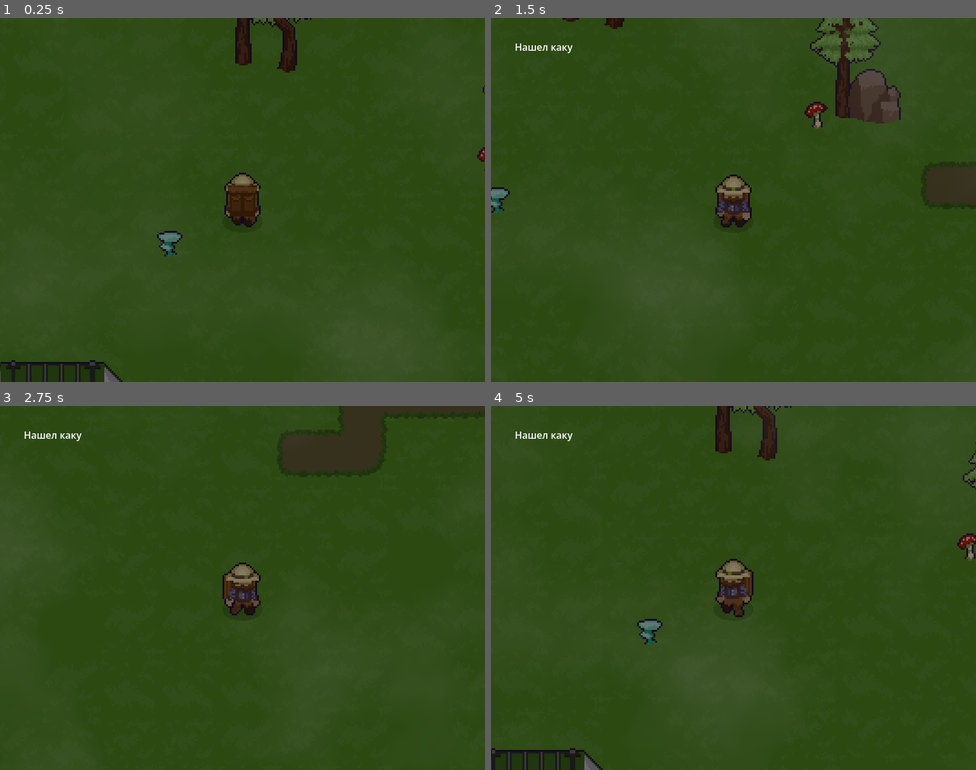
Above: before the commit, frames 1-4 (two rows, left to right).
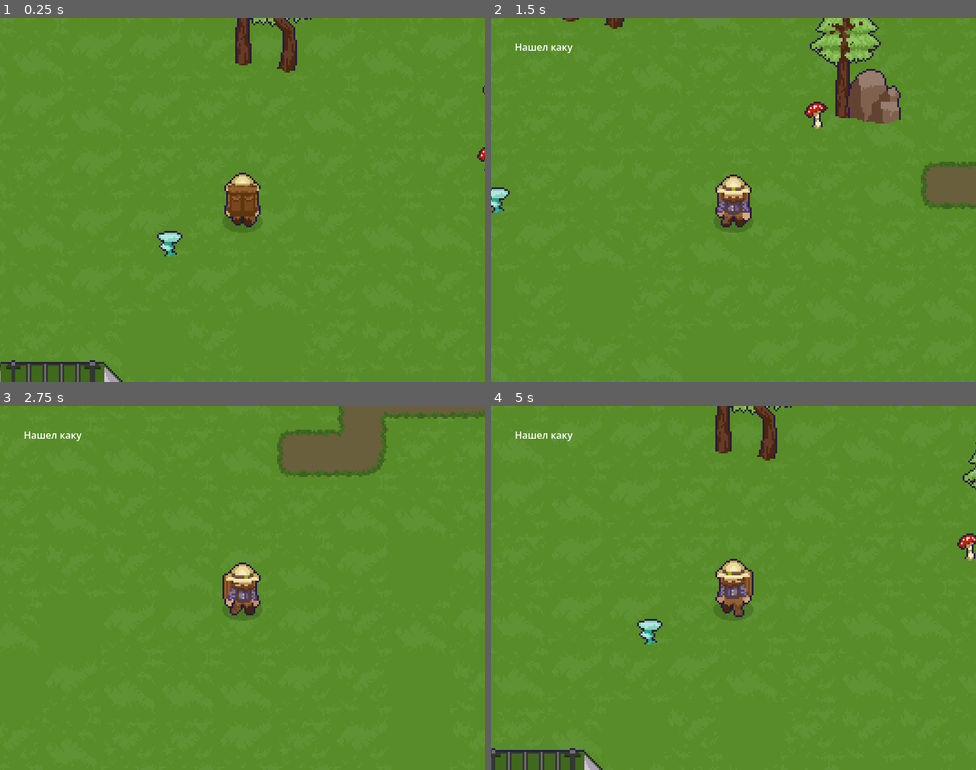
Above: after the commit, the same moments.

Repository: LordGvozd/myco-signal
Game: Godot game, scene res://scenes/world.tscn
Same seed, same stepped clock (60 frames per second), same inputs: the game is played once before the commit and once after it. Video files are missing from this copy of the repository; at most half a second of black plays in their place.
Inputs:
- Up to frame 1 (0.25 s): no input
- Up to frame 2 (1.5 s): tap Enter at 0.5 s; hold Right (ui_right) 0.53-1.28 s; tap E (interact) at 0.6, 1.35 s; hold Down (ui_down) from 1.28 s (still down)
- Up to frame 3 (2.75 s): release Down (ui_down) at 2.03 s; hold Right (ui_right) from 2.03 s (still down); tap E (interact) at 2.1 s
- Up to frame 4 (5 s): release Right (ui_right) at 2.78 s; hold Up (ui_up) 2.78-3.53 s; tap E (interact) at 2.85, 3.6, 4.35 s; hold Left (ui_left) from 3.53 s (still down)

The runs differ from the first frame. In frame 1, 100% of the frame differs, in the area x 0-100%, y 0-100%; in frame 2, 100%; in frame 3, 100%; in frame 4, 100%.

Commit message:
попочки грибов

Diff:
--- a/scenes/enviroment/electrod.tscn
+++ b/scenes/mushrooms/electrod.tscn
@@ -1,9 +1,13 @@
 [gd_scene format=3 uid="uid://pfxp43xnr271"]
 
 [ext_resource type="Texture2D" uid="uid://ycgahm3c748w" path="res://sprites/objects/electric.png" id="1_0h7ud"]
+[ext_resource type="Script" uid="uid://d2spmloxfri4n" path="res://scripts/mushroom0.gd" id="2_rmufm"]
 
 [sub_resource type="RectangleShape2D" id="RectangleShape2D_bwkep"]
 size = Vector2(20, 7)
+
+[sub_resource type="RectangleShape2D" id="RectangleShape2D_qu3mh"]
+size = Vector2(41.5, 44)
 
 [node name="Electrod" type="Node2D" unique_id=2104509306]
 
@@ -16,3 +20,9 @@
 [node name="CollisionShape2D" type="CollisionShape2D" parent="Sprite2D/StaticBody2D" unique_id=548405664]
 position = Vector2(0, -0.5)
 shape = SubResource("RectangleShape2D_bwkep")
+
+[node name="Area2D" type="Area2D" parent="Sprite2D" unique_id=1511005378]
+script = ExtResource("2_rmufm")
+
+[node name="CollisionShape2D" type="CollisionShape2D" parent="Sprite2D/Area2D" unique_id=1014210841]
+shape = SubResource("RectangleShape2D_qu3mh")
--- a/scenes/mushrooms/mushroom_1.tscn
+++ b/scenes/mushrooms/mushroom_1.tscn
@@ -28,6 +28,7 @@
 melody = SubResource("Resource_gai44")
 sound = ExtResource("4_gb55e")
 shader = ExtResource("5_gb55e")
+number = 2
 phrase_text = "я гриб крутооой"
 
 [node name="CollisionShape2D" type="CollisionShape2D" parent="Area2D" unique_id=2119960678]
--- a/scenes/mushrooms/mushroom_2.tscn
+++ b/scenes/mushrooms/mushroom_2.tscn
@@ -35,7 +35,7 @@
 melody = SubResource("Resource_gsbcv")
 sound = ExtResource("4_bathh")
 shader = ExtResource("5_bathh")
-number = 1
+number = 3
 phrase_text = "я гриб круто 2оой"
 
 [node name="CollisionShape2D" type="CollisionShape2D" parent="Area2D" unique_id=1010990007]
--- a/scenes/mushrooms/mushroom_3.tscn
+++ b/scenes/mushrooms/mushroom_3.tscn
@@ -35,7 +35,7 @@
 melody = SubResource("Resource_b0pas")
 sound = ExtResource("4_8vg4t")
 shader = ExtResource("5_t3uwt")
-number = 2
+number = 4
 phrase_text = "я гриб круто 2оой"
 
 [node name="CollisionShape2D" type="CollisionShape2D" parent="Area2D" unique_id=1416028544]
--- a/scenes/mushrooms/mushroom_4.tscn
+++ b/scenes/mushrooms/mushroom_4.tscn
@@ -35,6 +35,7 @@
 melody = SubResource("Resource_hhj0d")
 sound = ExtResource("4_gwgm8")
 shader = ExtResource("5_gwgm8")
+number = 5
 phrase_text = "я гриб круто 2оой"
 
 [node name="CollisionShape2D" type="CollisionShape2D" parent="Area2D" unique_id=1210756223]
--- a/scenes/mushrooms/mushroom_6.tscn
+++ b/scenes/mushrooms/mushroom_6.tscn
@@ -1,10 +1,21 @@
 [gd_scene format=3 uid="uid://dvtuqv1ph5fsq"]
 
 [ext_resource type="Texture2D" uid="uid://d4cwt8ehlg2np" path="res://sprites/mushrooms/mushroom1.png" id="1_flqqx"]
+[ext_resource type="Script" uid="uid://xi67iyfedoaa" path="res://scripts/mushroom_1.gd" id="2_8neoy"]
+[ext_resource type="Script" uid="uid://bbavpsg2nr4uh" path="res://scripts/Melody.gd" id="3_ngglm"]
+[ext_resource type="AudioStream" uid="uid://cli34hdnpb3g4" path="res://sounds/silence.mp3" id="4_r35da"]
 
 [sub_resource type="CapsuleShape2D" id="CapsuleShape2D_rn76n"]
 radius = 3.0
 height = 12.0
+
+[sub_resource type="Resource" id="Resource_7k3fu"]
+script = ExtResource("3_ngglm")
+melody = Array[int]([23, 4, 34, 3, 57, 2, 53, 1, 73])
+metadata/_custom_type_script = "uid://bbavpsg2nr4uh"
+
+[sub_resource type="RectangleShape2D" id="RectangleShape2D_ju2bi"]
+size = Vector2(41.5, 44)
 
 [node name="Mushroom6" type="Node2D" unique_id=1612334020]
 
@@ -17,3 +28,13 @@
 [node name="CollisionShape2D" type="CollisionShape2D" parent="StaticBody2D" unique_id=2077957719]
 position = Vector2(0, 1)
 shape = SubResource("CapsuleShape2D_rn76n")
+
+[node name="Area2D" type="Area2D" parent="." unique_id=353439284]
+script = ExtResource("2_8neoy")
+melody = SubResource("Resource_7k3fu")
+sound = ExtResource("4_r35da")
+number = 3
+phrase_text = "я гриб круто 2оой"
+
+[node name="CollisionShape2D" type="CollisionShape2D" parent="Area2D" unique_id=1091073769]
+shape = SubResource("RectangleShape2D_ju2bi")
--- a/scenes/mushrooms/mushroom_7.tscn
+++ b/scenes/mushrooms/mushroom_7.tscn
@@ -3,8 +3,8 @@
 [ext_resource type="Texture2D" uid="uid://dhls283o8fatw" path="res://sprites/mushrooms/mushroom2.png" id="1_lxxhs"]
 [ext_resource type="Script" uid="uid://xi67iyfedoaa" path="res://scripts/mushroom_1.gd" id="2_hw3q4"]
 [ext_resource type="Script" uid="uid://bbavpsg2nr4uh" path="res://scripts/Melody.gd" id="3_82725"]
-[ext_resource type="AudioStream" uid="uid://b8demafdvf5qg" path="res://sounds/white_noise.mp3" id="4_hw3q4"]
-[ext_resource type="Material" uid="uid://bih36mtlvlan0" path="res://shader/vhs.tres" id="5_hw3q4"]
+[ext_resource type="AudioStream" uid="uid://cli34hdnpb3g4" path="res://sounds/silence.mp3" id="4_hw3q4"]
+[ext_resource type="Material" uid="uid://fq5o1o21f4ut" path="res://shader/boom.tres" id="5_82725"]
 
 [sub_resource type="CapsuleShape2D" id="CapsuleShape2D_d8f48"]
 radius = 3.0
@@ -34,8 +34,8 @@
 script = ExtResource("2_hw3q4")
 melody = SubResource("Resource_1242y")
 sound = ExtResource("4_hw3q4")
-shader = ExtResource("5_hw3q4")
-number = 4
+shader = ExtResource("5_82725")
+number = 1
 phrase_text = "я гриб круто 2оой"
 
 [node name="CollisionShape2D" type="CollisionShape2D" parent="Area2D" unique_id=230538001]
--- a/scenes/mushrooms/mushroom_8.tscn
+++ b/scenes/mushrooms/mushroom_8.tscn
@@ -1,10 +1,22 @@
 [gd_scene format=3 uid="uid://crtksu7u4xkj"]
 
 [ext_resource type="Texture2D" uid="uid://c8g6rlji72lub" path="res://sprites/mushrooms/mushroom3.png" id="1_q2t4d"]
+[ext_resource type="Script" uid="uid://xi67iyfedoaa" path="res://scripts/mushroom_1.gd" id="2_yt4j7"]
+[ext_resource type="Script" uid="uid://bbavpsg2nr4uh" path="res://scripts/Melody.gd" id="3_vllcl"]
+[ext_resource type="AudioStream" uid="uid://enyp8nsm3ov" path="res://sounds/The Rock eyebrow raise but its 4k 4.mp3" id="4_v0t0f"]
+[ext_resource type="Material" uid="uid://b2ph85k35rimd" path="res://shader/bulge.tres" id="5_n07gl"]
 
 [sub_resource type="CapsuleShape2D" id="CapsuleShape2D_mym3u"]
 radius = 3.0
 height = 12.0
+
+[sub_resource type="Resource" id="Resource_7ixpx"]
+script = ExtResource("3_vllcl")
+melody = Array[int]([23, 4, 34, 3, 57, 2, 53, 1, 73])
+metadata/_custom_type_script = "uid://bbavpsg2nr4uh"
+
+[sub_resource type="RectangleShape2D" id="RectangleShape2D_3i8ou"]
+size = Vector2(41.5, 44)
 
 [node name="Mushroom8" type="Node2D" unique_id=1612334020]
 
@@ -17,3 +29,14 @@
 [node name="CollisionShape2D" type="CollisionShape2D" parent="StaticBody2D" unique_id=1032192836]
 position = Vector2(0, 1)
 shape = SubResource("CapsuleShape2D_mym3u")
+
+[node name="Area2D" type="Area2D" parent="." unique_id=1901227648]
+script = ExtResource("2_yt4j7")
+melody = SubResource("Resource_7ixpx")
+sound = ExtResource("4_v0t0f")
+shader = ExtResource("5_n07gl")
+number = 2
+phrase_text = "я гриб круто 2оой"
+
+[node name="CollisionShape2D" type="CollisionShape2D" parent="Area2D" unique_id=283507753]
+shape = SubResource("RectangleShape2D_3i8ou")
--- a/scenes/player.tscn
+++ b/scenes/player.tscn
@@ -16,6 +16,7 @@
 [ext_resource type="VideoStream" uid="uid://nfdmunffsjku" path="res://sounds/boom00000000.ogv" id="11_3v2ag"]
 [ext_resource type="Shader" uid="uid://3b7syhxjj03c" path="res://shader/player.gdshader" id="11_jej6c"]
 [ext_resource type="Script" uid="uid://dthchobqyw2f4" path="res://scripts/matadora_effect.gd" id="13_f1ej7"]
+[ext_resource type="Script" uid="uid://b7rqh5ollr2pc" path="res://scripts/tutorial_panel.gd.gd" id="16_60mlk"]
 [ext_resource type="PackedScene" uid="uid://cpj1ldbsamuli" path="res://scenes/fog.tscn" id="16_a8ls1"]
 [ext_resource type="AudioStream" uid="uid://dc1adjtk7jj22" path="res://sounds/grass_steps.mp3" id="18_fulsm"]
 [ext_resource type="Script" uid="uid://b4s21ptfxplk3" path="res://scripts/player_sound.gd" id="19_4r5pv"]
@@ -611,6 +612,33 @@
 
 [node name="CanvasLayer" type="CanvasLayer" parent="." unique_id=509683948]
 
+[node name="Tutor_ui" type="Control" parent="CanvasLayer" unique_id=677804028]
+layout_mode = 3
+anchors_preset = 15
+anchor_right = 1.0
+anchor_bottom = 1.0
+grow_horizontal = 2
+grow_vertical = 2
+script = ExtResource("16_60mlk")
+
+[node name="Button" type="Button" parent="CanvasLayer/Tutor_ui" unique_id=796797394]
+z_index = 12
+layout_mode = 0
+offset_left = 354.0
+offset_top = 410.0
+offset_right = 505.0
+offset_bottom = 464.0
+text = "все понял
+забрать электрод"
+
+[node name="Label" type="Label" parent="CanvasLayer/Tutor_ui" unique_id=1312179544]
+layout_mode = 0
+offset_left = 383.0
+offset_top = 276.0
+offset_right = 487.0
+offset_bottom = 299.0
+text = "тут туториал"
+
 [node name="ThunderScreen" type="ColorRect" parent="CanvasLayer" unique_id=1903817149]
 anchors_preset = 15
 anchor_right = 1.0
@@ -709,3 +737,5 @@
 [node name="Steps" type="AudioStreamPlayer2D" parent="." unique_id=1726319817]
 stream = ExtResource("18_fulsm")
 script = ExtResource("19_4r5pv")
+
+[connection signal="pressed" from="CanvasLayer/Tutor_ui/Button" to="CanvasLayer/Tutor_ui" method="_on_button_pressed"]
--- /dev/null
+++ b/scenes/tutorial_panel.tscn
@@ -0,0 +1,42 @@
+[gd_scene format=3 uid="uid://bybx8e2ujst65"]
+
+[ext_resource type="Script" uid="uid://b7rqh5ollr2pc" path="res://scripts/tutorial_panel.gd.gd" id="1_0bdlw"]
+
+[node name="TutorialPanel" type="CanvasLayer" unique_id=1786381506]
+
+[node name="Control" type="Control" parent="." unique_id=2058945889]
+layout_mode = 3
+anchors_preset = 15
+anchor_right = 1.0
+anchor_bottom = 1.0
+grow_horizontal = 2
+grow_vertical = 2
+script = ExtResource("1_0bdlw")
+
+[node name="Button" type="Button" parent="Control" unique_id=108002004]
+z_index = 1
+layout_mode = 0
+offset_left = 354.0
+offset_top = 410.0
+offset_right = 505.0
+offset_bottom = 464.0
+text = "все понял
+забрать электрод"
+
+[node name="TextureRect" type="TextureRect" parent="Control" unique_id=2139687477]
+layout_mode = 1
+anchors_preset = 15
+anchor_right = 1.0
+anchor_bottom = 1.0
+grow_horizontal = 2
+grow_vertical = 2
+
+[node name="Label" type="Label" parent="Control" unique_id=978773468]
+layout_mode = 0
+offset_left = 383.0
+offset_top = 276.0
+offset_right = 487.0
+offset_bottom = 299.0
+text = "тут туториал"
+
+[connection signal="pressed" from="Control/Button" to="." method="_on_button_pressed"]
--- a/scenes/world.tscn
+++ b/scenes/world.tscn
@@ -1,10 +1,13 @@
 [gd_scene format=4 uid="uid://rmborfq6y5dt"]
 
 [ext_resource type="Texture2D" uid="uid://d0me42v34erue" path="res://sprites/tile.png" id="1_4wyf3"]
+[ext_resource type="Script" uid="uid://cxdd4an6nt8oq" path="res://scripts/on_mood_changed.gd" id="1_7iits"]
 [ext_resource type="PackedScene" uid="uid://50ywv28xjlwa" path="res://scenes/player.tscn" id="1_nnsk1"]
+[ext_resource type="Script" uid="uid://bplusw66xkljx" path="res://scripts/world.gd" id="1_oo54l"]
+[ext_resource type="PackedScene" uid="uid://bybx8e2ujst65" path="res://scenes/tutorial_panel.tscn" id="2_kpybi"]
 [ext_resource type="Script" uid="uid://falcy7gs84kr" path="res://scripts/InteractableArea.gd" id="2_rwgxs"]
 [ext_resource type="PackedScene" uid="uid://cpj1ldbsamuli" path="res://scenes/fog.tscn" id="2_w7kh3"]
-[ext_resource type="PackedScene" path="res://scenes/Boy.tscn" id="4_xo05s"]
+[ext_resource type="PackedScene" uid="uid://mm8esk324vd5" path="res://scenes/Boy.tscn" id="4_xo05s"]
 [ext_resource type="PackedScene" uid="uid://bix3khrepo458" path="res://scenes/enviroment/tree_1.tscn" id="5_71j4m"]
 [ext_resource type="PackedScene" uid="uid://c2hcoo322tvkw" path="res://scenes/enviroment/tree_2.tscn" id="5_q5onr"]
 [ext_resource type="PackedScene" uid="uid://bisukx310u286" path="res://scenes/enviroment/tree_4.tscn" id="6_e3hyu"]
@@ -19,7 +22,7 @@
 [ext_resource type="PackedScene" uid="uid://jra458feypme" path="res://scenes/enviroment/rock_2.tscn" id="10_xo05s"]
 [ext_resource type="PackedScene" uid="uid://dwsjdo57kjoh4" path="res://scenes/enviroment/Buhanka.tscn" id="11_dss4m"]
 [ext_resource type="PackedScene" uid="uid://dvtuqv1ph5fsq" path="res://scenes/mushrooms/mushroom_6.tscn" id="16_pm21f"]
-[ext_resource type="PackedScene" uid="uid://pfxp43xnr271" path="res://scenes/enviroment/electrod.tscn" id="18_2lf6f"]
+[ext_resource type="PackedScene" uid="uid://pfxp43xnr271" path="res://scenes/mushrooms/electrod.tscn" id="18_2lf6f"]
 
 [sub_resource type="RectangleShape2D" id="RectangleShape2D_nnsk1"]
 size = Vector2(62.5, 60)
@@ -82,8 +85,13 @@
 
 [node name="World" type="Node2D" unique_id=1635672157]
 y_sort_enabled = true
+script = ExtResource("1_oo54l")
+
+[node name="TutorialPanel" parent="." unique_id=1786381506 instance=ExtResource("2_kpybi")]
+visible = false
 
 [node name="OnDark" type="Node2D" parent="." unique_id=137377075]
+script = ExtResource("1_7iits")
 
 [node name="CanvasModulate" type="CanvasModulate" parent="OnDark" unique_id=571841920]
 color = Color(0.5251013, 0.5251013, 0.5251013, 1)
@@ -309,6 +317,9 @@
 [node name="Electrod" parent="." unique_id=2104509306 instance=ExtResource("18_2lf6f")]
 position = Vector2(-92, 159)
 
+[node name="Mushroom18" parent="." unique_id=114502701 instance=ExtResource("8_lakw3")]
+position = Vector2(203, 292)
+
 [node name="Mushroom17" parent="." unique_id=1658081793 instance=ExtResource("7_7t5mc")]
 position = Vector2(-107, 211)
 
--- /dev/null
+++ b/scripts/events/show_tutorial.gd
@@ -0,0 +1,2 @@
+class_name ShowTutorialEvent
+extends IEvent
--- /dev/null
+++ b/scripts/events/tutorial_closed.gd
@@ -0,0 +1,2 @@
+class_name TutorialClosedEvent
+extends IEvent
--- /dev/null
+++ b/scripts/mushroom0.gd
@@ -0,0 +1,25 @@
+extends InteractableArea
+
+@export var number: int = 0
+
+func _ready():
+	super._ready()
+	Bus.subscribe(MushroomDone, _on_mushroom_done)
+	Bus.subscribe(TutorialClosedEvent, _on_tutorial_closed)
+	$CollisionShape2D.disabled = true
+
+func _on_mushroom_done(event: MushroomDone):
+	if event.number == number:
+		$CollisionShape2D.disabled = false
+	else:
+		$CollisionShape2D.disabled = true
+
+func _process(delta):
+	if _is_player_in and Input.is_action_just_pressed("interact"):
+		Bus.create_event(ShowTutorialEvent.new())
+
+func _on_tutorial_closed(event: TutorialClosedEvent):
+	queue_free()
+	var done_event = MushroomDone.new()
+	done_event.number = number + 1
+	Bus.create_event(done_event)
--- a/scripts/player.gd
+++ b/scripts/player.gd
@@ -12,6 +12,8 @@
 func _ready() -> void:
 	Bus.subscribe(OpenElectrod, make_player_invalid)
 	Bus.subscribe(CloseElectrod, make_player_great_again)
+	Bus.subscribe(ShowTutorialEvent, make_player_invalid)
+	Bus.subscribe(TutorialClosedEvent, make_player_great_again)
 
 func make_player_invalid(e):
 	enable_to_move = false
--- /dev/null
+++ b/scripts/tutorial_panel.gd.gd
@@ -0,0 +1,34 @@
+extends Control
+
+@export var close_button: Button
+
+var ui_elements: Array[Control] = []
+
+func _ready():
+	var canvas_layer = get_parent()  # Это CanvasLayer
+	var names = ["ThunderScreen", "VideoStreamPlayer", "EffectRect", "PlayerUI"]
+	for n in names:
+		var node = canvas_layer.get_node_or_null(n)
+		if node and node is Control:
+			ui_elements.append(node)
+
+	mouse_filter = Control.MOUSE_FILTER_STOP
+	visible = false
+	Bus.subscribe(ShowTutorialEvent, _on_show_tutorial)
+	if close_button:
+		close_button.pressed.connect(_on_button_pressed)
+
+func _on_show_tutorial(event: ShowTutorialEvent):
+	for el in ui_elements:
+		el.visible = false
+	visible = true
+	# Даём кнопке фокус, чтобы нажатия точно обрабатывались
+	if close_button:
+		close_button.grab_focus()
+
+func _on_button_pressed():
+	print("Кнопка нажата")
+	visible = false
+	for el in ui_elements:
+		el.visible = true
+	Bus.create_event(TutorialClosedEvent.new())
--- a/scripts/ui/electrod/electrod_panel.gd
+++ b/scripts/ui/electrod/electrod_panel.gd
@@ -129,7 +129,6 @@
 		btn.modulate = Color.GRAY
 
 
-
 func show_all() -> void:
 	$Button.disabled = false
 
Not shown, added: scripts/events/show_tutorial.gd.uid
Not shown, added: scripts/events/tutorial_closed.gd.uid
Not shown, added: scripts/mushroom0.gd.uid
Not shown, added: scripts/tutorial_panel.gd.gd.uid
